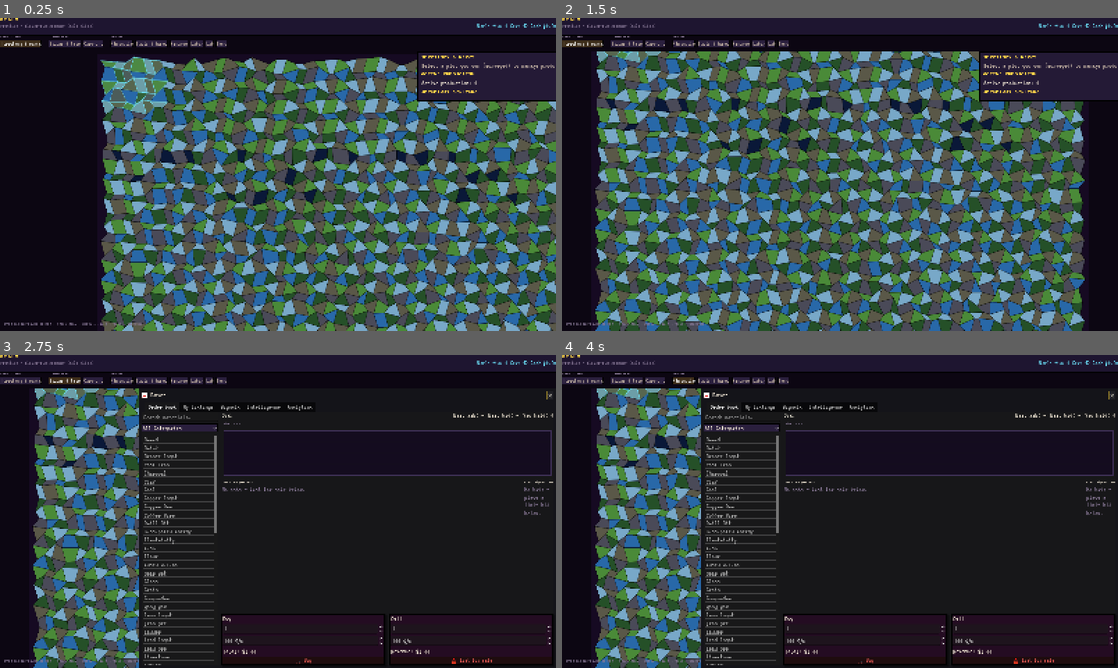
Above: before the commit, frames 1-4 (two rows, left to right).
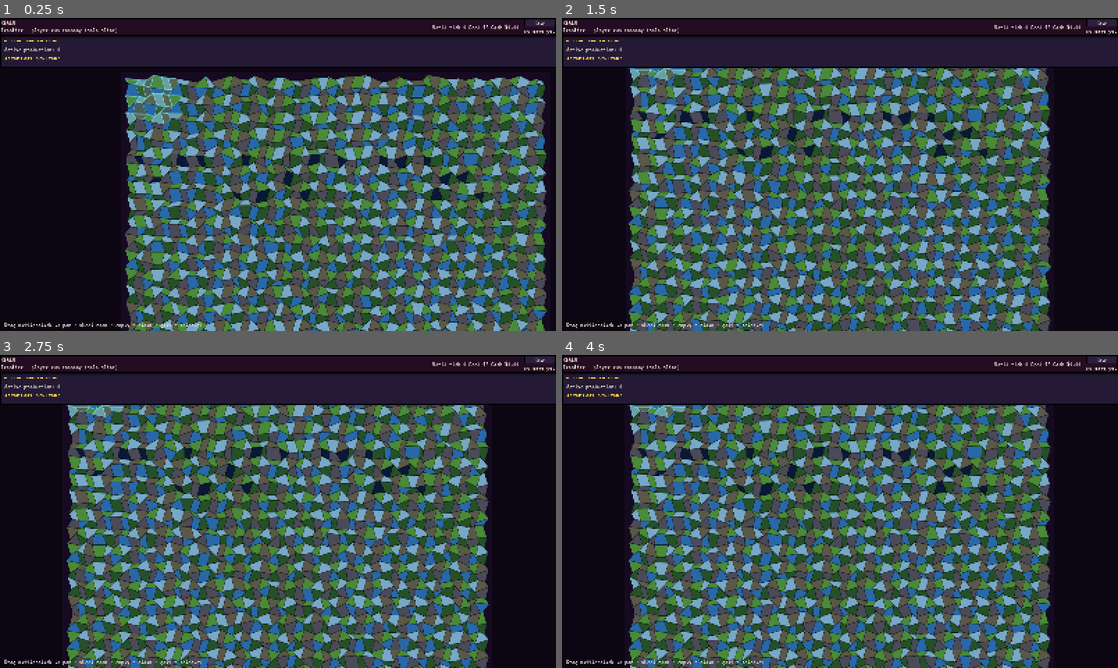
Above: after the commit, the same moments.

Repository: at6132/econ
Game: Godot game, scene res://scenes/Main.tscn
Same seed, same stepped clock (60 frames per second), same inputs: the game is played once before the commit and once after it.
Inputs (mouse positions are in pixels of both pictures, inside the frame that each line leads up to):
- Up to frame 1 (0.25 s): no input
- Up to frame 2 (1.5 s): click (1101, 24) at 0.5 s, where only the run after the commit has a clickable "Save"; click (584, 43) at 1.25 s, where only the run before the commit has a clickable "Territory & works"
- Up to frame 3 (2.75 s): click (66, 380) at 2 s, where only the run before the commit has a clickable "Bazaar & tape"
- Up to frame 4 (4 s): click (656, 380) at 2.75 s, where only the run before the commit has a clickable "Caravans"; click (684, 380) at 3.5 s, where only the run before the commit has a clickable "Chronicle"

The runs differ from the first frame. In frame 1, 67% of the frame differs, in the area x 0-100%, y 0-100%; in frame 2, 71%; in frame 3, 74%; in frame 4, 74%.
Error after the commit: Parse Error: Unindent doesn't match the previous indentation level. (res://scenes/shell/CommandShell.gd:206)

Commit message:
client(shell): Save button + auto-saved label + API helpers
* CommandShell top strip gains a Save button and a "saved Ns ago" label.
  The button posts /persistence/save?slot=current and flashes on success.
  A 5s timer polls /persistence/status so manual saves and server autosaves
  both reflect on the HUD (label updates each frame from cached timestamp).
* API.gd: save_game/load_game now take an optional slot, plus new
  persistence_status() helper.

Co-authored-by: Cursor <cursoragent@cursor.com>

Diff:
--- a/realm_client/autoloads/API.gd
+++ b/realm_client/autoloads/API.gd
@@ -385,9 +385,32 @@
 
 # ── Persistence ─────────────────────────────────────────────────────────────
 
-func save_game(cb: Callable = Callable()) -> void:
-	post_request("/persistence/save", {}, cb)
-
-
-func load_game(cb: Callable = Callable()) -> void:
-	post_request("/persistence/load", {}, cb)
+## Saves the live world to ``saves/<slot>.sqlite`` (slot defaults to ``current``).
+func save_game(cb: Callable = Callable(), slot: String = "current") -> void:
+	var q := "/persistence/save"
+	if slot != "":
+		q += "?slot=%s" % slot.uri_encode()
+	post_request(q, {}, cb)
+
+
+func load_game(cb: Callable = Callable(), slot: String = "current") -> void:
+	var q := "/persistence/load"
+	if slot != "":
+		q += "?slot=%s" % slot.uri_encode()
+	post_request(q, {}, cb)
+
+
+func persistence_list(cb: Callable) -> void:
+	get_request("/persistence/list", cb)
+
+
+func persistence_status(cb: Callable) -> void:
+	get_request("/persistence/status", cb)
+
+
+func persistence_load_path(relative_path: String, cb: Callable) -> void:
+	post_request("/persistence/load?path=%s" % relative_path.uri_encode(), {}, cb)
+
+
+func dev_reset(seed: int, scenario: String, cb: Callable) -> void:
+	post_request("/dev/reset?seed=%d&scenario=%s" % [int(seed), scenario.uri_encode()], {}, cb)
--- a/realm_client/scenes/shell/CommandShell.gd
+++ b/realm_client/scenes/shell/CommandShell.gd
@@ -6,6 +6,8 @@
 const TOP_STRIP_H := 52.0
 const NAV_ROW_H := 44.0
 const SIDEBAR_W := 400.0
+const SAVE_SLOT := "current"
+const STATUS_POLL_SECONDS := 5.0
 
 @onready var strip: PanelContainer = %TopStrip
 @onready var brand_title: Label = %BrandTitle
@@ -13,11 +15,16 @@
 @onready var tick_pill: Label = %TickPill
 @onready var seed_pill: Label = %SeedPill
 @onready var cash_pill: Label = %CashPill
+@onready var save_button: Button = %SaveButton
+@onready var save_status: Label = %SaveStatus
 @onready var nav_row: HBoxContainer = %NavRow
 @onready var map_footnote: Label = %MapFootnote
 
 var _active_nav: String = "territory"
 var _nav_buttons: Dictionary = {}
+var _last_save_at: int = 0
+var _saving: bool = false
+var _status_timer: Timer
 
 
 func _ready() -> void:
@@ -28,6 +35,14 @@
 	WorldState.world_updated.connect(_on_world_changed)
 	_refresh_stats()
 	_refresh_seed()
+	save_button.pressed.connect(_on_save_pressed)
+	_status_timer = Timer.new()
+	_status_timer.wait_time = STATUS_POLL_SECONDS
+	_status_timer.autostart = true
+	_status_timer.timeout.connect(_refresh_save_status)
+	add_child(_status_timer)
+	_refresh_save_status()
+	set_process(true)
 
 
 func shell_top_height() -> float:
@@ -50,6 +65,16 @@
 		_style_pill(pill)
 	map_footnote.mouse_filter = Control.MOUSE_FILTER_IGNORE
 	map_footnote.add_theme_color_override("font_color", RealmColors.MUTED)
+	save_button.add_theme_stylebox_override("normal", RealmColors.style_btn_normal())
+	save_button.add_theme_stylebox_override("hover", RealmColors.style_btn_hover())
+	save_button.add_theme_color_override("font_color", RealmColors.ACCENT)
+	save_button.add_theme_color_override("font_hover_color", RealmColors.TEXT)
+	save_status.add_theme_color_override("font_color", RealmColors.MUTED)
+	if RealmFonts.font_body:
+		save_button.add_theme_font_override("font", RealmFonts.font_body)
+		save_button.add_theme_font_size_override("font_size", 17)
+		save_status.add_theme_font_override("font", RealmFonts.font_body)
+		save_status.add_theme_font_size_override("font_size", 13)
 	if RealmFonts.font_display:
 		brand_title.add_theme_font_override("font", RealmFonts.font_display)
 		brand_title.add_theme_font_size_override("font_size", 11)
@@ -157,3 +182,64 @@
 	tick_pill.modulate = RealmColors.OK
 	var t := get_tree().create_timer(0.2)
 	t.timeout.connect(func(): tick_pill.modulate = Color.WHITE)
+
+
+func _on_save_pressed() -> void:
+	if _saving:
+		return
+	_saving = true
+	save_button.disabled = true
+	save_status.text = "saving…"
+	save_status.add_theme_color_override("font_color", RealmColors.MAGIC)
+	API.save_game(
+		func(data: Dictionary) -> void:
+			_saving = false
+			save_button.disabled = false
+			if bool(data.get("ok", false)):
+				_last_save_at = int(Time.get_unix_time_from_system())
+				save_button.modulate = RealmColors.OK
+				var t := get_tree().create_timer(0.25)
+				t.timeout.connect(func(): save_button.modulate = Color.WHITE)
+				_refresh_save_label()
+			else:
+				save_status.add_theme_color_override("font_color", RealmColors.DANGER)
+				save_status.text = "save failed (API on 8000?)"
+		,
+		SAVE_SLOT,
+	)
+
+
+func _refresh_save_status() -> void:
+	API.persistence_status(
+		func(data: Dictionary) -> void:
+			if not (data is Dictionary) or not bool(data.get("ok", false)):
+				return
+			var ts := int(data.get("last_save_at", 0))
+			if ts > 0:
+				_last_save_at = ts
+			_refresh_save_label()
+	)
+
+
+func _refresh_save_label() -> void:
+	if _last_save_at <= 0:
+		save_status.text = "no save yet"
+		save_status.add_theme_color_override("font_color", RealmColors.MUTED)
+		return
+	var now := int(Time.get_unix_time_from_system())
+	var dt := max(0, now - _last_save_at)
+	save_status.add_theme_color_override("font_color", RealmColors.DIM)
+	save_status.text = "saved %s ago" % _human_seconds(dt)
+
+
+func _process(_dt: float) -> void:
+	if _last_save_at > 0 and not _saving:
+		_refresh_save_label()
+
+
+func _human_seconds(s: int) -> String:
+	if s < 60:
+		return "%ds" % s
+	if s < 3600:
+		return "%dm" % int(s / 60)
+	return "%dh%dm" % [int(s / 3600), int((s % 3600) / 60)]
--- a/realm_client/scenes/shell/CommandShell.tscn
+++ b/realm_client/scenes/shell/CommandShell.tscn
@@ -51,6 +51,21 @@
 layout_mode = 2
 text = "Cash $0.00"
 
+[node name="SaveCol" type="VBoxContainer" parent="TopStrip/HBox"]
+layout_mode = 2
+size_flags_horizontal = 8
+theme_override_constants/separation = 2
+
+[node name="SaveButton" type="Button" parent="TopStrip/HBox/SaveCol"]
+unique_name_in_owner = true
+layout_mode = 2
+text = "Save"
+
+[node name="SaveStatus" type="Label" parent="TopStrip/HBox/SaveCol"]
+unique_name_in_owner = true
+layout_mode = 2
+text = "no save yet"
+
 [node name="NavRow" type="HBoxContainer" parent="."]
 unique_name_in_owner = true
 anchors_preset = 10
